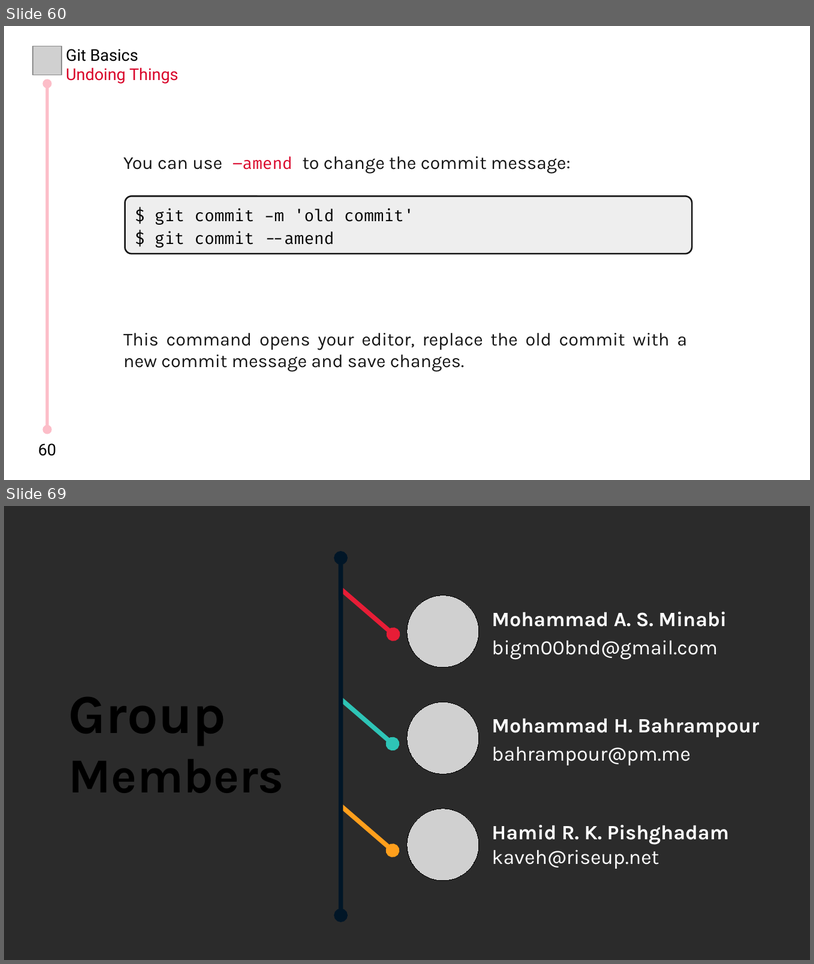
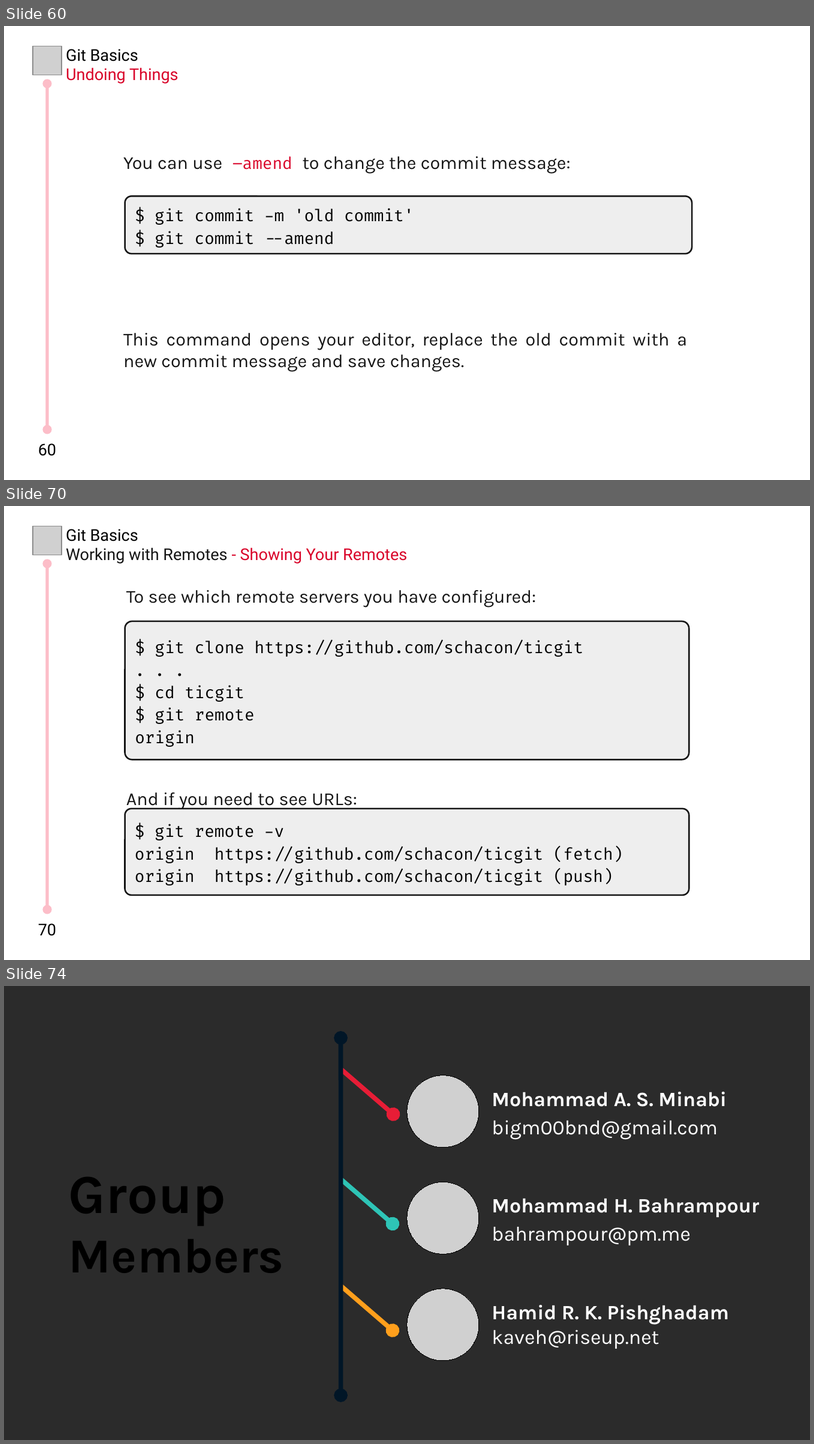
Before and after one commit to MHBahrampour/git-presentation-files, a slide deck: Chapter 2/Chapter 2.odp. Shown one above the other, each under a label of ours: slides 60 and 69 before the commit, slides 60, 70 and 74 after it; the slides between them are not shown. The pictures are 814x964 and 814x1444 pixels, drawn with LibreOffice and Linux fonts; fonts in the diff are those of the drawing; grey boxes stand for pictures; background and template pictures are left out; a plain dark background stands for a picture behind light text. Boxes give left, top, right and bottom in pixels: in the first picture for what was removed or moved away, otherwise in the second. Text is boxed around its words. In the diff, an @@ line names an element or a change of style, - is before the commit and + after.

Commit message:
'Ch2 - Pushing to Your Remotes' is completed

```diff
--- a/Chapter 2/Chapter 2.odp
+++ b/Chapter 2/Chapter 2.odp
@@ slide 70 added at [4, 506, 810, 960], background #FFFFFF @@
@@ picture added at [33, 526, 61, 555] @@
@@ text added at [66, 529, 407, 564], 16 pt, text #D90429 @@
+Git Basics
+Working with Remotes - Showing Your Remotes
@@ double arrow added from (47, 564) to (47, 909), #FCBDC8 3 pt @@
@@ text added at [126, 590, 537, 810], 18 pt, text #151515 @@
+To see which remote servers you have configured:
+And if you need to see URLs:
@@ rounded rectangle added at [125, 621, 690, 759], fill #EEEEEE, outline #151515 1.5 pt, 16 pt, text #000000 @@
+$ git clone https://github.com/schacon/ticgit
+. . .
+$ cd ticgit
+$ git remote
+origin
@@ rounded rectangle added at [125, 808, 690, 895], fill #EEEEEE, outline #151515 1.5 pt, 16 pt, text #000000 @@
+$ git remote -v
+origin https://github.com/schacon/ticgit (fetch)
+origin https://github.com/schacon/ticgit (push)
@@ text added at [38, 923, 56, 936], 16 pt, text #000000 @@
+70
@@ what was slide 69 is now slide 74 @@
```
Also in this commit, not shown: 2 slides changed, 4 other slides added.
